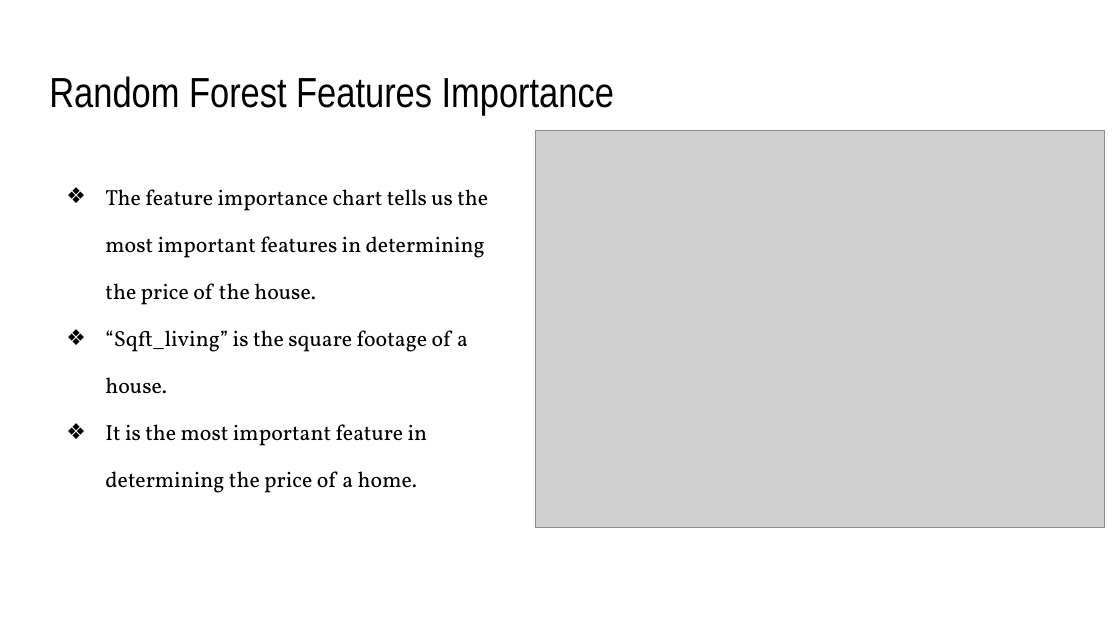
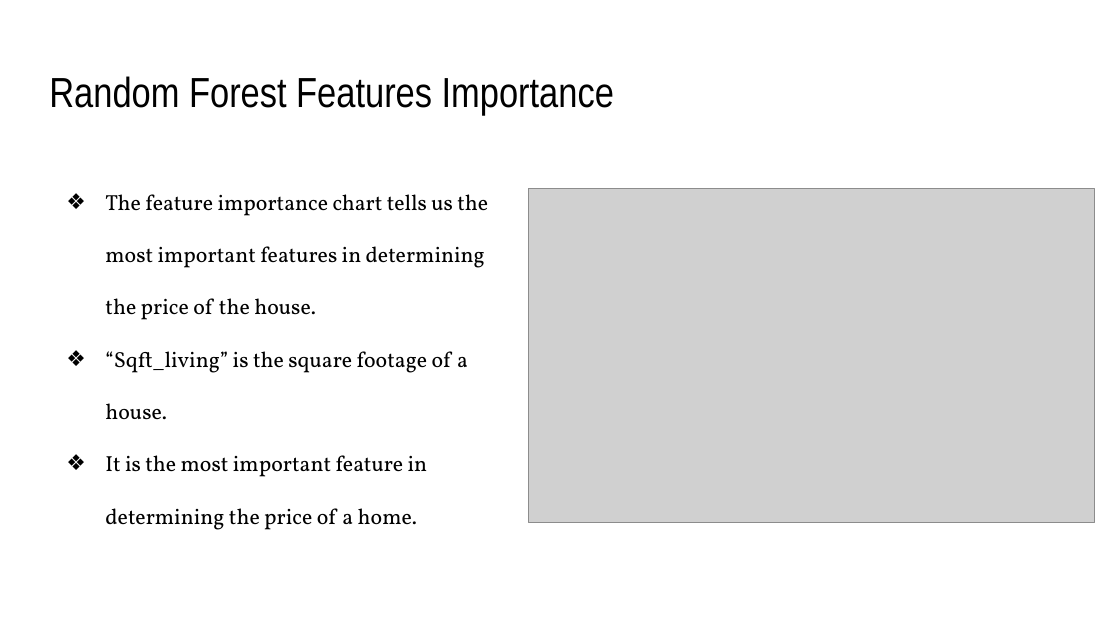
Before and after one commit to KierraDangerfield/Predicting-King-County-House-Prices, a slide deck: slide 5 of Reports/Predicting King County House Prices.pptx. Drawn at 1120x630 pixels with LibreOffice and Linux fonts; fonts in the diff are those of the drawing; grey boxes stand for pictures. Boxes give left, top, right and bottom in pixels: in the first picture for what was removed or moved away, otherwise in the second. Text is boxed around its words. In the diff, an @@ line names an element or a change of style, - is before the commit and + after.

```diff
--- a/Reports/Predicting King County House Prices.pptx
+++ b/Reports/Predicting King County House Prices.pptx
@@ text "The feature importance chart tells ..." at bbox=[105, 194, 488, 530]: line spacing 1.8 to 2 @@
@@ picture: place and size @@
-picture at bbox=[535, 130, 1105, 528]
+picture at bbox=[529, 188, 1095, 522]
```
Also in this commit, not shown: 9 other slides changed, 2 slides added.
